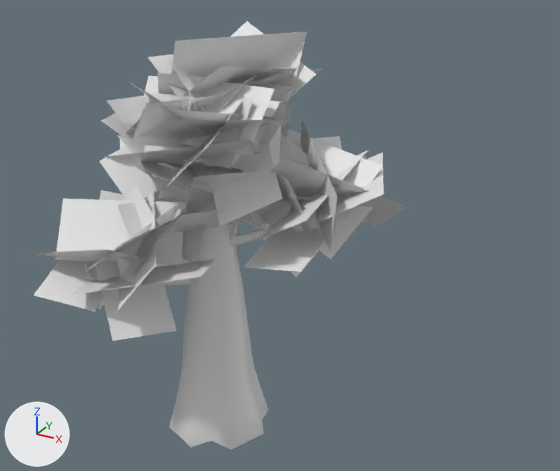
One commit to the Blender file Models/Map/Baeume/Baum_4_buche/Baum_4_Buche.blend: the scene before it, then after it.
One viewpoint serves both versions: a 50 mm lens placed at (15.9, -23.4, 27.2), pointed at (0.8, 4.0, 13.5). The lights are fixed; the arrows at lower left show +X, +Y and +Z. Materials are left out; every surface is plain grey.

In view in the first picture: 'Cylinder.001', 'leaves'.
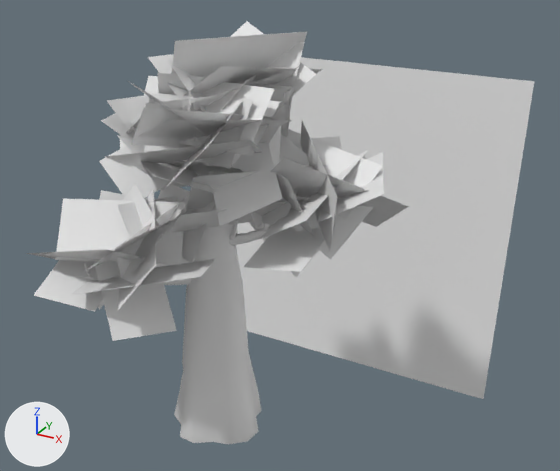
Changed parts and their boxes [x1, y1, x2, y2] in the pictures (560 x 471 px; the box of a moved part takes in the faces that stretch with it):
'Plane', shown: after [236, 57, 534, 399]
'Cylinder.001', reshaped: before [73, 32, 363, 450]; after [73, 32, 363, 444]
part 1 of me_cylinder_002, moved or reshaped: before [169, 285, 268, 450]; after [174, 285, 262, 444]

The edits, one by one:
me_cylinder_002 has 1488 vertices, 1202 faces and spans x -3.9..5.77, y -4.22..2.27, z -0.05..2.7.
me_cylinder_002 is used by ob_cylinder_001; location (0.0, -0.01, 6.34); scale (1.0, 1.0, 6.14).
me_cylinder_002 part 1: 25 of 1488 vertices moved; they spanned x -2.31..2.24, y -2.22..2.24, z -0.05..0.47 and now span x -2.08..1.98, y -1.94..1.96, z -0.05..0.47; mean shift (-0.03, 0.0, 0.0); largest move (-1.57, -1.56, -0.05) -> (-1.23, -1.17, -0.05).
Object 'Plane' (ob_plane) is now shown.
Object 'Plane' (ob_plane) moves from (0.0, 6.64, 6.9) to (0.9, 12.2, 11.32).
Object 'Plane' (ob_plane) turns from (133, 0, 0) to (81, 0, 0) degrees about x, y and z.
Object 'Plane' (ob_plane) is rescaled from (3.4, 3.4, 3.4) to (8.13, 8.13, 8.13).
